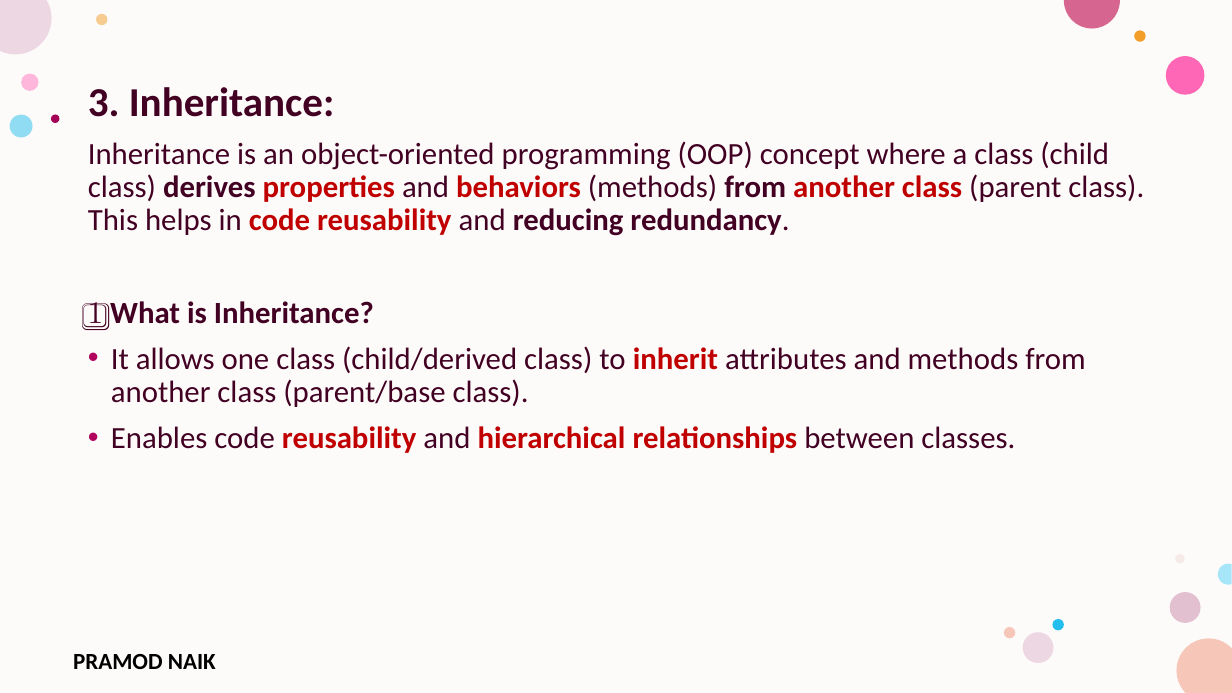
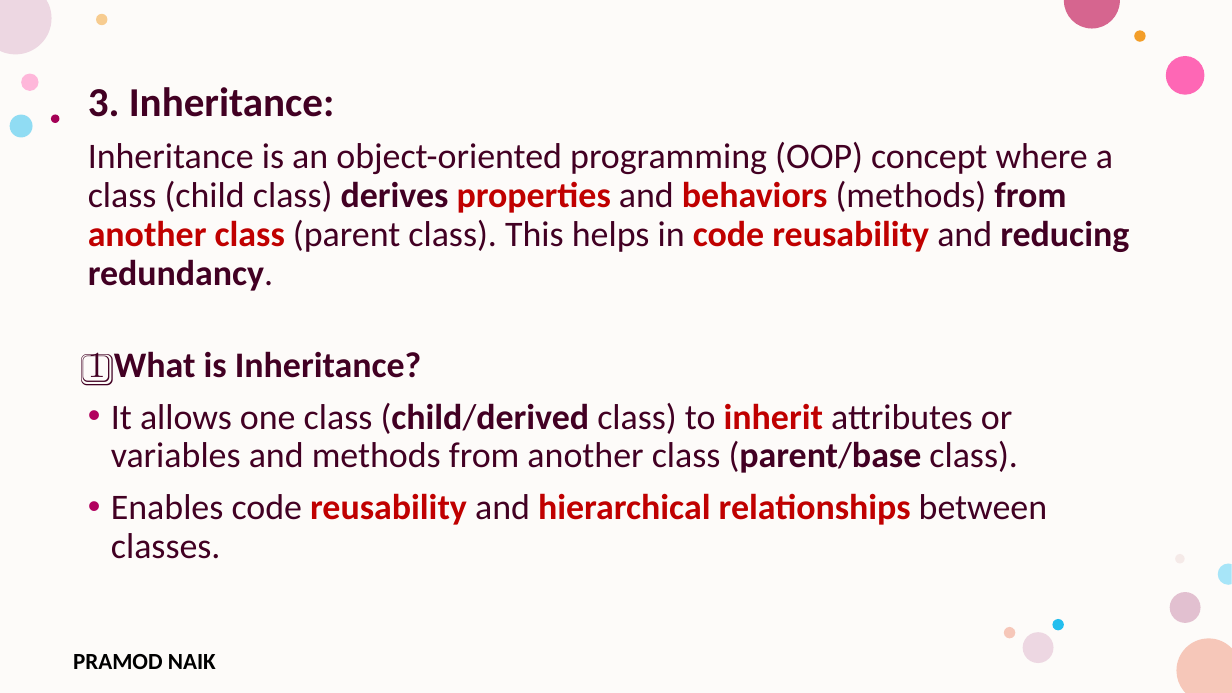
Before and after one commit to PRAMODNAIK-DEV/Backend-Dev-using-Python-FastAPI, a slide deck: slide 27 of Python Fundamentals/Collections and Classes.pptx (slide 24 before the commit). Drawn at 1232x693 pixels with LibreOffice and Linux fonts; fonts in the diff are those of the drawing; background and template pictures are left out. Boxes give left, top, right and bottom in pixels: in the first picture for what was removed or moved away, otherwise in the second. Text is boxed around its words. In the diff, an @@ line names an element or a change of style, - is before the commit and + after.

```diff
--- a/Python Fundamentals/Collections and Classes.pptx
+++ b/Python Fundamentals/Collections and Classes.pptx
@@ text at (x1=88, y1=142, x2=1129, y2=559): size 24 to 28 pt in "Inheritance is an object-oriented programming (OOP) concept ...", "1️⃣ What is Inheritance?", "Enables code reusability and hierarchical relationships betw ..." @@
@@ text at (x1=111, y1=403, x2=1018, y2=473): text changed; size 24 to 28 pt @@
-• It allows one class (child/derived class) to inherit attributes and methods from another class (parent/base class).
+• It allows one class (child/derived class) to inherit attributes or variables and methods from another class (parent/base class).
```
Also in this commit, not shown: 12 other slides changed, 10 slides added, 3 other files.
